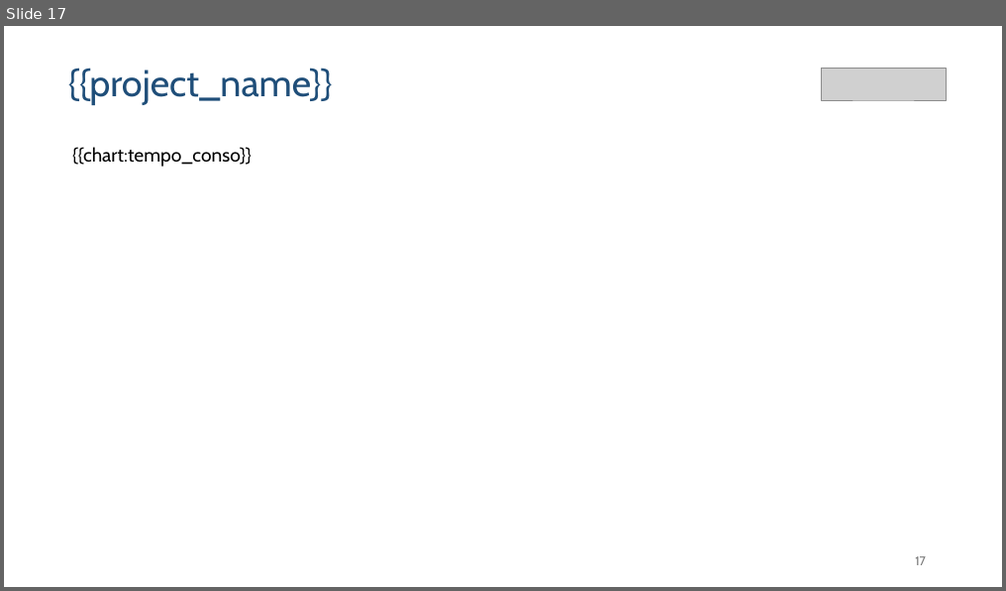
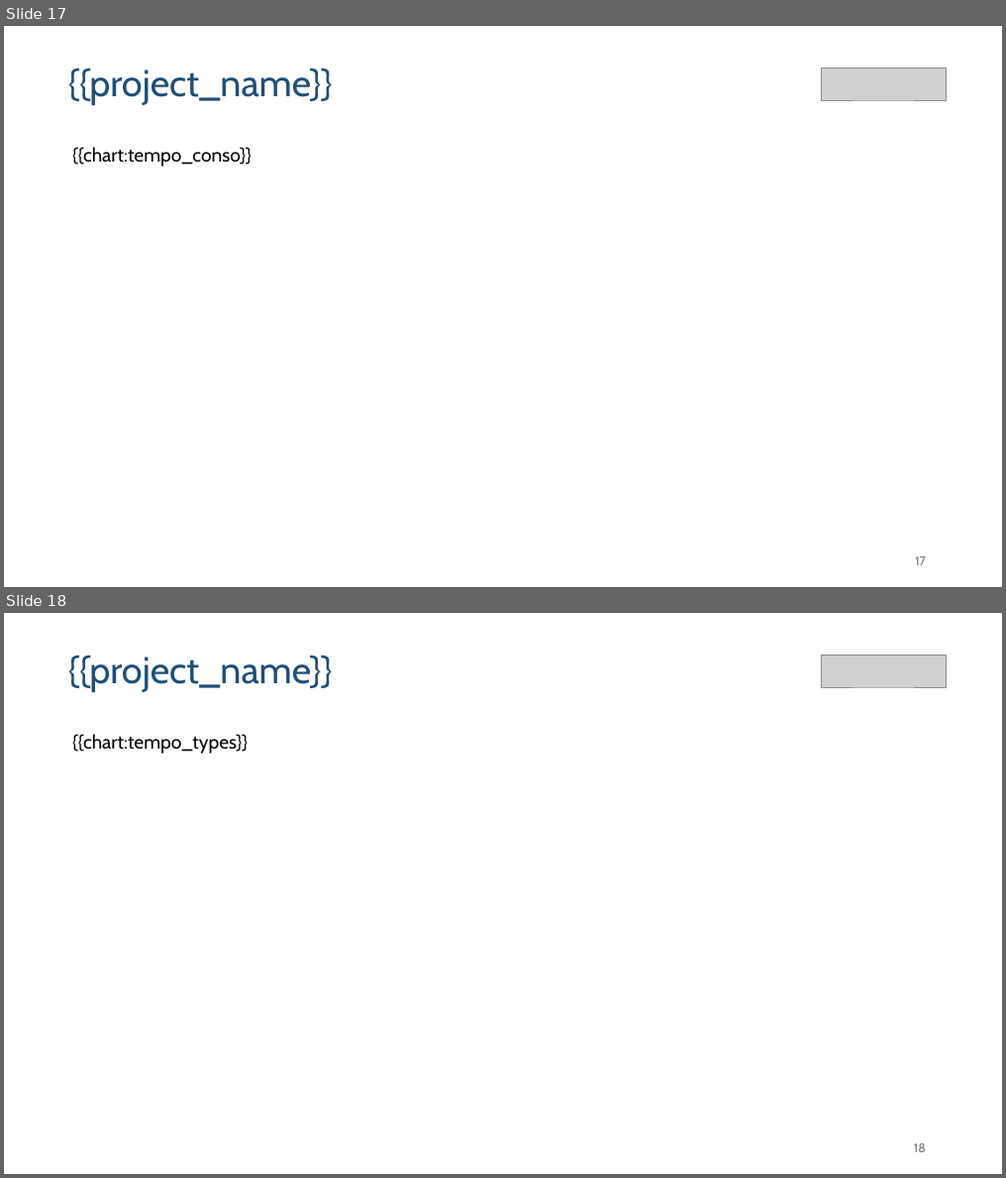
Before and after one commit to gbrieux/coach-jira, a slide deck: skills/jira-report/scaffold/template.pptx. Shown one above the other, each under a label of ours: slide 17 before the commit, slides 17 and 18 after it. The pictures are 1006x591 and 1006x1178 pixels, drawn with LibreOffice and Linux fonts; fonts in the diff are those of the drawing; grey boxes stand for pictures. Boxes give left, top, right and bottom in pixels: in the first picture for what was removed or moved away, otherwise in the second. Text is boxed around its words. In the diff, an @@ line names an element or a change of style, - is before the commit and + after.

```diff
--- a/skills/jira-report/scaffold/template.pptx
+++ b/skills/jira-report/scaffold/template.pptx
@@ slide 18 added at box(4, 613, 1002, 1174), background #FFFFFF @@
@@ text added at box(68, 655, 333, 692), 36 pt, text #1F4E79 @@
+{{project_name}}
@@ picture added at box(821, 655, 945, 688) @@
@@ text added at box(72, 734, 248, 754), 18.3 pt, text #000000 @@
+{{chart:tempo_types}}
@@ text added at box(914, 1144, 926, 1153), 12 pt, text #797979 @@
+18
```
Also in this commit, not shown: 6 slides changed, 10 other files.
